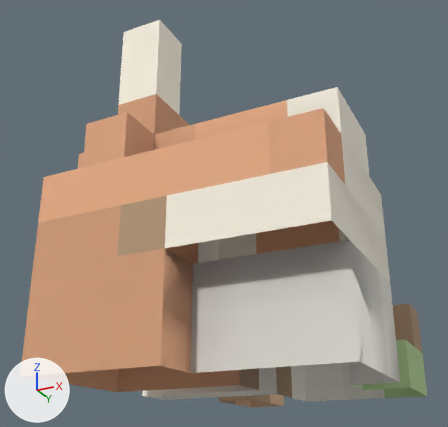
Renders of the glTF model client/public/models/hop_farm.lite.glb from each side of a commit.
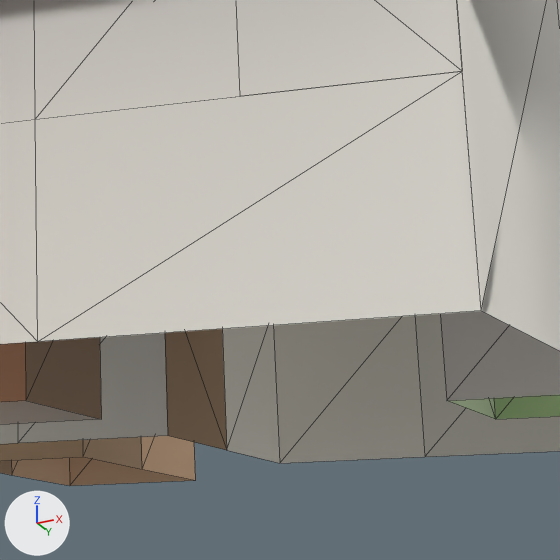
There are two pictures of each version: one whole from a 50 mm lens placed at (2.75, -6.36, -0.74), pointed at (-0.33, -0.18, 2.04), one close up on the part from 52% to 85% of the width and 65% to 100% of the height. Lighting does not change. The marker at lower left points along +X, +Y and +Z. The first two pictures are the older version. The close-ups show mesh edges as thin lines. Where no turn or scale is listed for an object, it has been applied to the vertices. Vertices at exactly the same position are counted once.

Names of what the first close-up shows: 'hop_farm'.
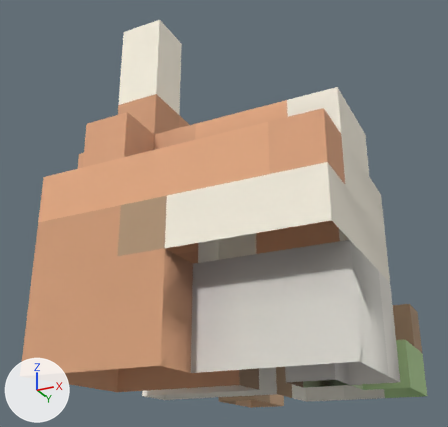
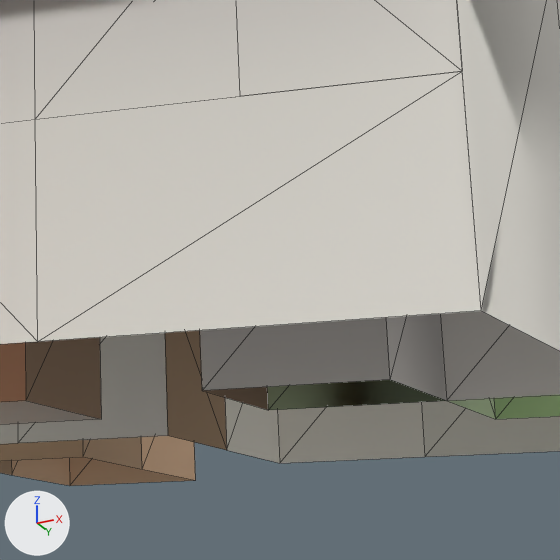
What differs and where, as boxes [x1, y1, x2, y2] in the close-ups (560 x 560 px):
part 1 of me_hop_farm, added: after [200, 314, 447, 410]

Diff of the bpy script that builds the scene:
```diff
--- a/client/public/models/hop_farm.lite.glb.py
+++ b/client/public/models/hop_farm.lite.glb.py
@@ me_hop_farm @@
 # used by ob_hop_farm; location = (0.0, 0.0, 0.0)
 # verts and faces of me_hop_farm; kept vertices keep their numbers, new ones are numbered from 161
 # before: 86 (1.0, 0.0, 0.5), 87 (1.0, 0.0, 0.0) at pixel (446, 400), 145 (0.5, 0.0, 0.5)
-me_hop_farm.from_pydata(...)  # 161 vertices, 252 faces; spans x -1.5..1.5, y -2.0..2.0, z 0.0..4.0
+me_hop_farm.from_pydata(...)  # 166 vertices, 260 faces; spans x -1.5..1.5, y -2.0..2.0, z 0.0..4.0
+# me_hop_farm part 1
+for new, old in zip([161, 162, 163], [86, 87, 145]): verts[new] = verts[old] + (0.0, -0.5, 0.0)
+verts[164] = (0.5, -0.5, 0.0)  # pixel (202, 390)
+verts[165] = (0.5, 0.0, 0.0)  # pixel (268, 410)
+faces += [(86, 162, 161), (86, 87, 162), (145, 164, 165), (145, 163, 164), (86, 165, 87), (86, 145, 165)]
+faces += [(161, 164, 163), (161, 162, 164)]
 me_hop_farm.materials.append(mat_palette)
```
